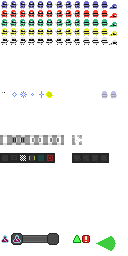
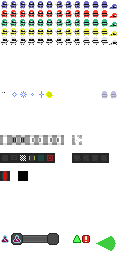
The second 128×256 image is a revision of the first. Changes to its layers:
painted on "Sprites" over [0, 171, 28, 181]
